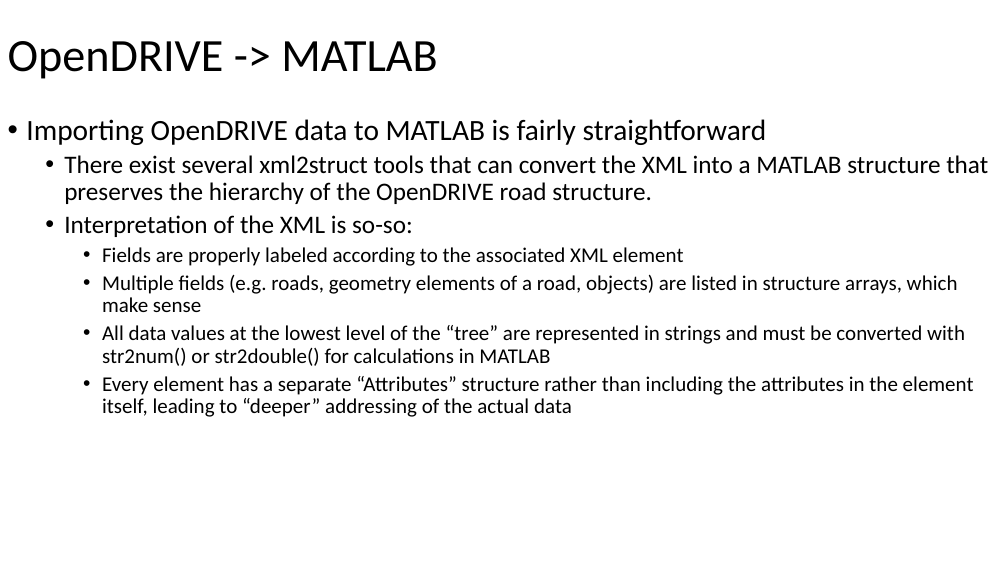
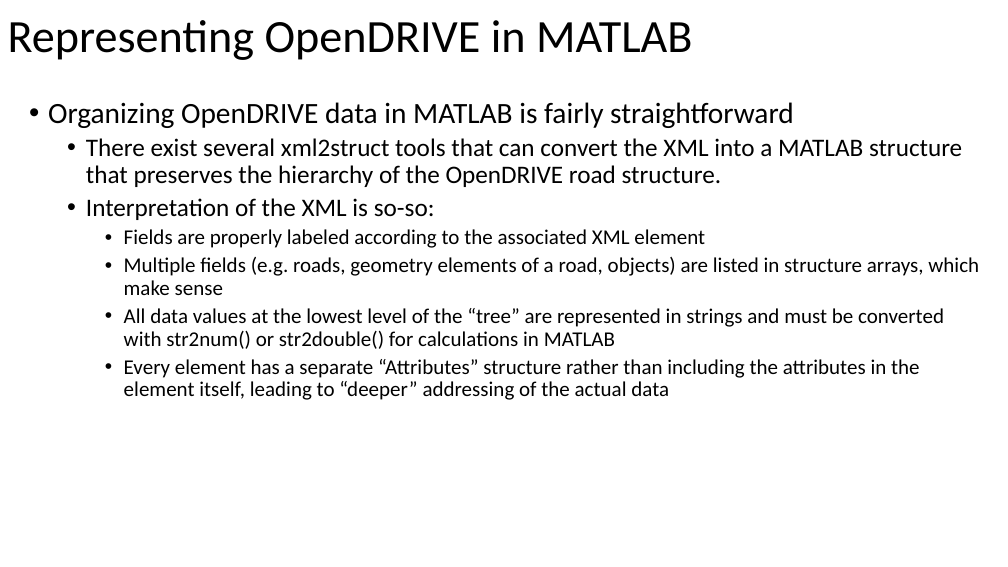
Before and after one commit to ivsg-psu/PathPlanning_MapTools_ParseXODR, a slide deck: slide 4 of Documents/OpenDRIVE-MATLAB.pptx. Drawn at 1008x567 pixels with LibreOffice and Linux fonts; fonts in the diff are those of the drawing. Boxes give left, top, right and bottom in pixels: in the first picture for what was removed or moved away, otherwise in the second. Text is boxed around its words. In the diff, an @@ line names an element or a change of style, - is before the commit and + after.

Commit message:
DOC: added more documentation for the overall library of functions related to conversion, plotting, and handling of OpenDRIVE data structures in MATLAB

```diff
--- a/Documents/OpenDRIVE-MATLAB.pptx
+++ b/Documents/OpenDRIVE-MATLAB.pptx
@@ title at [8, 20, 692, 60]: text changed @@
-OpenDRIVE -> MATLAB
+Representing OpenDRIVE in MATLAB
@@ text "Organizing OpenDRIVE data in MATLAB ...": place and size @@
-text "Organizing OpenDRIVE data in MATLAB ..." at [26, 119, 988, 417]
+text "Organizing OpenDRIVE data in MATLAB ..." at [48, 102, 979, 400]
@@ text at [48, 102, 794, 128]: text changed @@
-• Importing OpenDRIVE data to MATLAB is fairly straightforward
+• Organizing OpenDRIVE data in MATLAB is fairly straightforward
```
Also in this commit, not shown: 10 other slides changed, 10 slides added, 3 slides removed, 3 other files.
